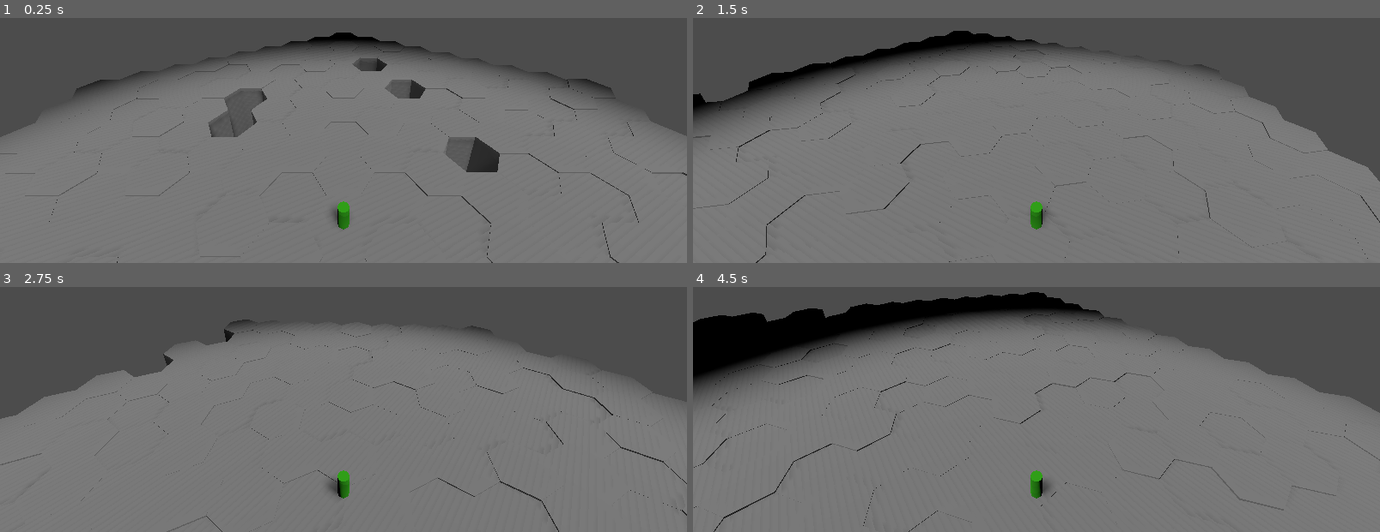
Above: before the commit, frames 1-4 (two rows, left to right).
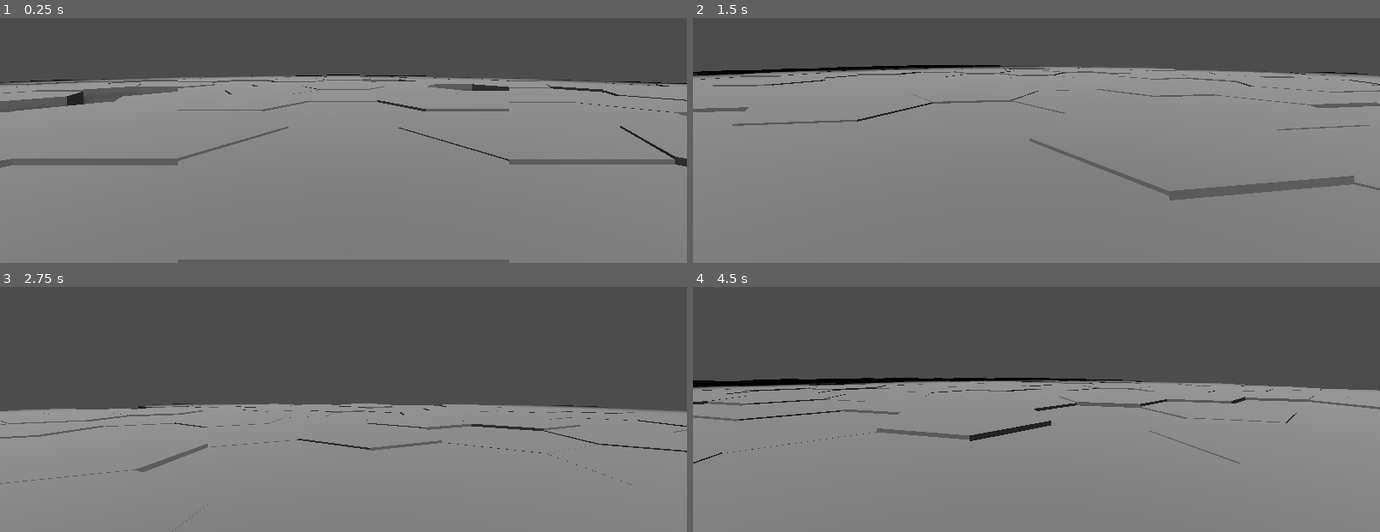
Above: after the commit, the same moments.

Repository: mbe9/rpg_001
Game: Godot game, scene res://test_env.tscn
Two runs of this game, one before a commit and one after it. Both use one fixed random seed, a clock stepped at 60 frames per second and the inputs below.
Inputs (mouse positions are in pixels of both pictures, inside the frame that each line leads up to):
- Up to frame 1 (0.25 s): no input
- Up to frame 2 (1.5 s): move the mouse to (1070, 62) at 0.52 s; hold W (move_up) from 0.53 s (still down); tap Space (jump) at 0.77 s; move the mouse to (1002, 64) at 1.27 s
- Up to frame 3 (2.75 s): keep holding W (move_up); tap Space (jump) at 1.52 s; move the mouse to (357, 323) at 2.02 s
- Up to frame 4 (4.5 s): keep holding W (move_up); move the mouse to (1029, 338) at 2.77 s; tap Space (jump) at 3.02, 3.77 s; move the mouse to (1084, 336) at 3.52 s; move the mouse to (981, 326) at 4.27 s

The runs differ from the first frame. In frame 1, 18% of the frame differs, in the area x 0-100%, y 5-100%; in frame 2, 19%; in frame 3, 26%; in frame 4, 27%, in the area x 0-100%, y 2-100%.

Commit message:
Use first-person camera (at least for now)

Diff:
--- a/Player.gd
+++ b/Player.gd
@@ -12,9 +12,11 @@
 export var JUMP_VELOCITY = 20
 
 var velocity: Vector3 = Vector3.ZERO
+var camera_pivot: Spatial
 
 # Called when the node enters the scene tree for the first time.
 func _ready():
+    camera_pivot = $Camera
     Input.set_mouse_mode(Input.MOUSE_MODE_CAPTURED)
     pass # Replace with function body.
 
@@ -76,3 +78,9 @@
         var clamped = clamp(h_movement, -10, 10)
         var rot_rad = -deg2rad(h_movement)
         self.rotate_y(rot_rad)
+
+        var v_mov: float = (event as InputEventMouseMotion).relative.y;
+        var clamped_v = clamp(v_mov, -10, 10)
+        var rot_rad_v = -deg2rad(v_mov)
+        camera_pivot.rotate_x(rot_rad_v)
+        camera_pivot.rotation_degrees.x = clamp(camera_pivot.rotation_degrees.x, -80, 80)
--- a/Player.tscn
+++ b/Player.tscn
@@ -1,24 +1,33 @@
-[gd_scene load_steps=4 format=2]
+[gd_scene load_steps=5 format=2]
 
 [ext_resource path="res://Player.gd" type="Script" id=1]
 
 [sub_resource type="CapsuleShape" id=1]
+radius = 0.5
 
 [sub_resource type="SpatialMaterial" id=2]
-albedo_color = Color( 0.176471, 0.647059, 0.0431373, 1 )
+albedo_color = Color( 0.172549, 0.596078, 0.25098, 1 )
+
+[sub_resource type="CapsuleMesh" id=3]
+material = SubResource( 2 )
+radius = 0.5
 
 [node name="Spatial" type="KinematicBody"]
-transform = Transform( 0.5, 0, 0, 0, 1, 0, 0, 0, 0.5, 0, 0, 0 )
 script = ExtResource( 1 )
-
-[node name="Camera" type="Camera" parent="."]
-transform = Transform( 2, 0, 0, 0, 0.894427, 0.447214, 0, -0.894427, 1.78885, 0, 22.1543, 30 )
 
 [node name="CollisionShape" type="CollisionShape" parent="."]
 transform = Transform( 1, 0, 0, 0, -4.37114e-08, 1, 0, -1, -4.37114e-08, 0, 1, 0 )
 shape = SubResource( 1 )
 
-[node name="CSGCylinder" type="CSGCylinder" parent="."]
-transform = Transform( 1, 0, 0, 0, 1, 0, 0, 0, 1, 0, 1, 0 )
-height = 2.0
-material = SubResource( 2 )
+[node name="MeshInstance" type="MeshInstance" parent="."]
+transform = Transform( 1, 0, 0, 0, -4.37114e-08, 1, 0, -1, -4.37114e-08, 0, 1, 0 )
+visible = false
+mesh = SubResource( 3 )
+material/0 = null
+
+[node name="CameraPivot" type="Spatial" parent="."]
+transform = Transform( 1, 0, 0, 0, 0.0113618, -0.999935, 0, 0.999935, 0.0113618, 0, 1.8103, 0 )
+
+[node name="Camera" type="Camera" parent="."]
+transform = Transform( 1, 0, 0, 0, 1, 0, 0, 0, 1, 0, 1.8, 0 )
+far = 60.0
--- a/test_env.tscn
+++ b/test_env.tscn
@@ -7,8 +7,8 @@
 [sub_resource type="Environment" id=6]
 fog_enabled = true
 fog_color = Color( 0, 0, 0, 1 )
-fog_depth_begin = 40.0
-fog_depth_end = 60.0
+fog_depth_begin = 30.0
+fog_depth_end = 40.0
 fog_transmit_enabled = true
 dof_blur_far_distance = 40.0
 
@@ -26,4 +26,4 @@
 [node name="Spatial" parent="WorldLoader" instance=ExtResource( 2 )]
 
 [node name="Player" parent="WorldLoader" instance=ExtResource( 1 )]
-transform = Transform( 0.5, 0, 0, 0, 1, 0, 0, 0, 0.5, 0, 3.15386, 0 )
+transform = Transform( 1, 0, 0, 0, 1, 0, 0, 0, 1, 0, 3.15386, 0 )
